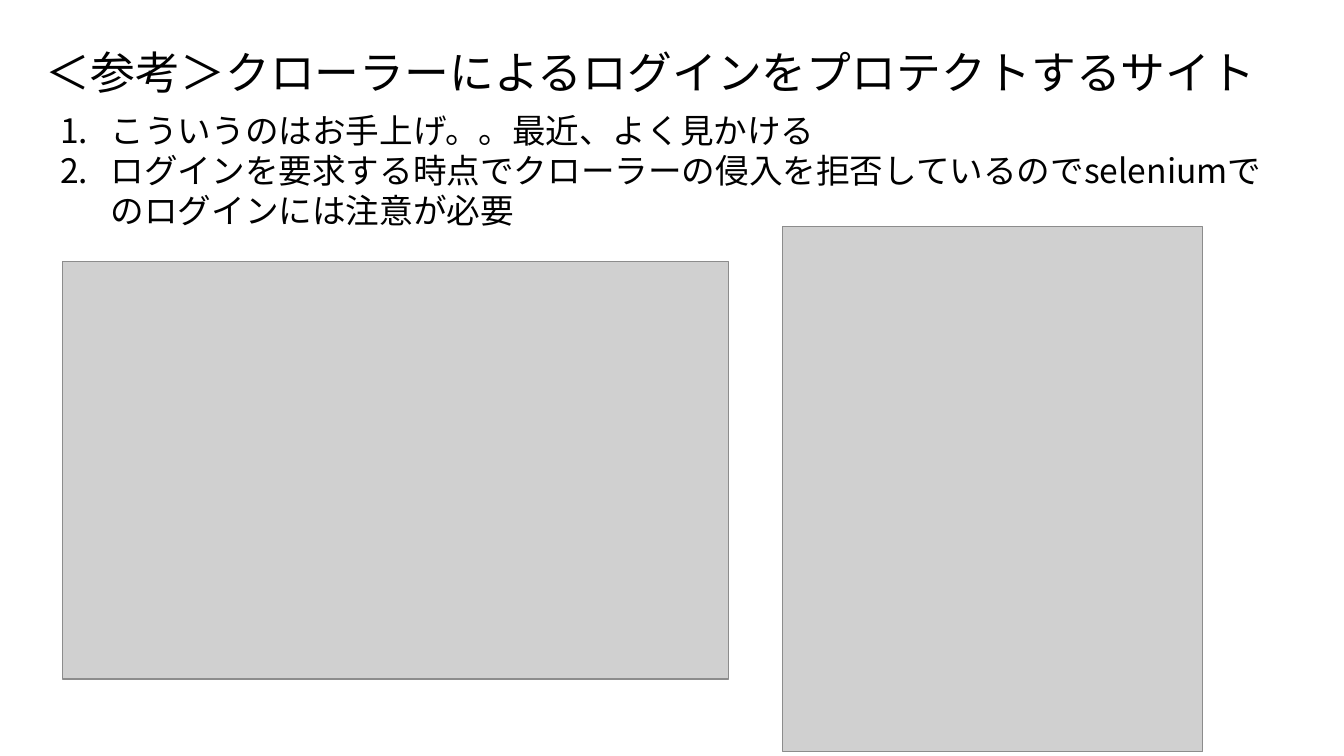
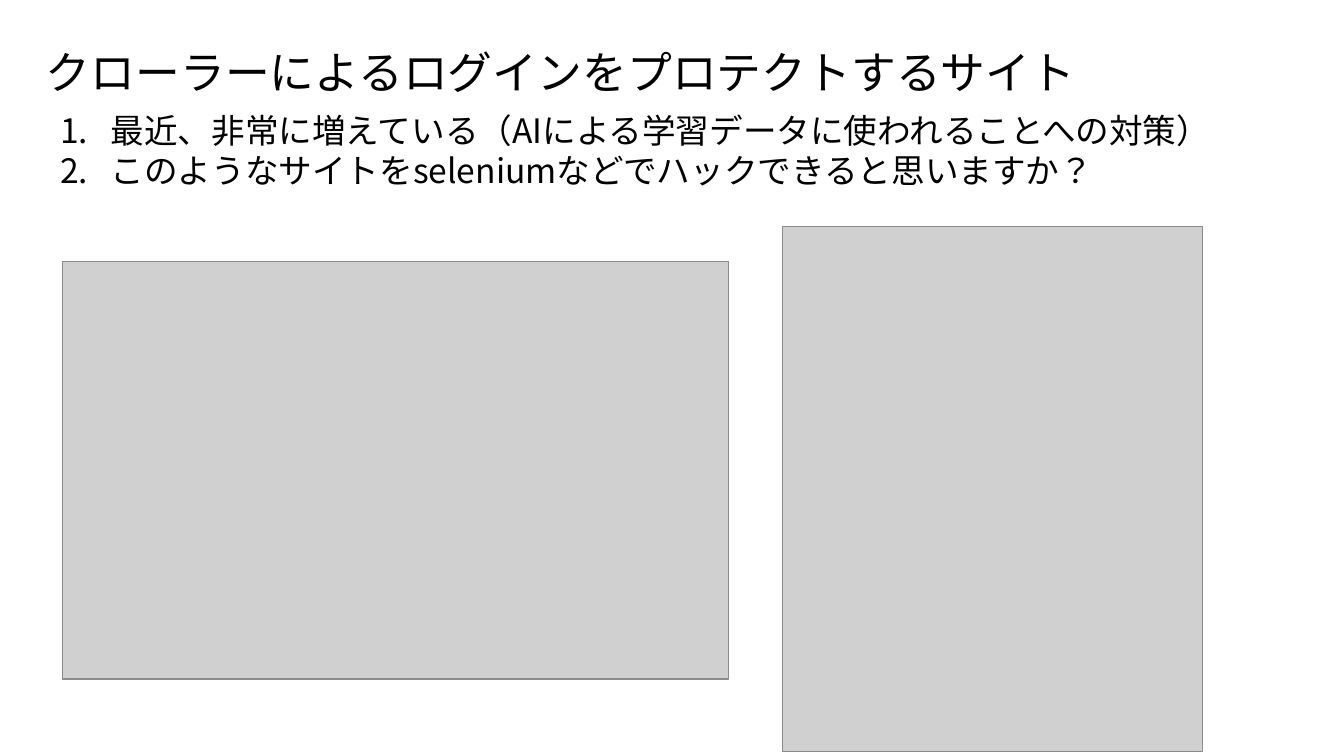
Before and after one commit to ueharaLab/bigdata7_selenium, a slide deck: slide 29 of bigdata6_selenium.pptx (slide 33 before the commit). Drawn at 1344x756 pixels with LibreOffice and Linux fonts; fonts in the diff are those of the drawing; grey boxes stand for pictures. Boxes give left, top, right and bottom in pixels: in the first picture for what was removed or moved away, otherwise in the second. Text is boxed around its words. In the diff, an @@ line names an element or a change of style, - is before the commit and + after.

```diff
--- a/bigdata6_selenium.pptx
+++ b/bigdata6_selenium.pptx
@@ text at (46,51,1075,92): text changed @@
-＜参考＞クローラーによるログインをプロテクトするサイト
+クローラーによるログインをプロテクトするサイト
@@ text at (111,114,1210,186): text changed @@
-1. こういうのはお手上げ。。最近、よく見かける
-2. ログインを要求する時点でクローラーの侵入を拒否しているのでseleniumでのログインには注意が必要
+1. 最近、非常に増えている（AIによる学習データに使われることへの対策）
+2. このようなサイトをseleniumなどでハックできると思いますか？
```
Also in this commit, not shown: 9 other slides changed, 1 slide added, 5 slides removed, 25 other files.
